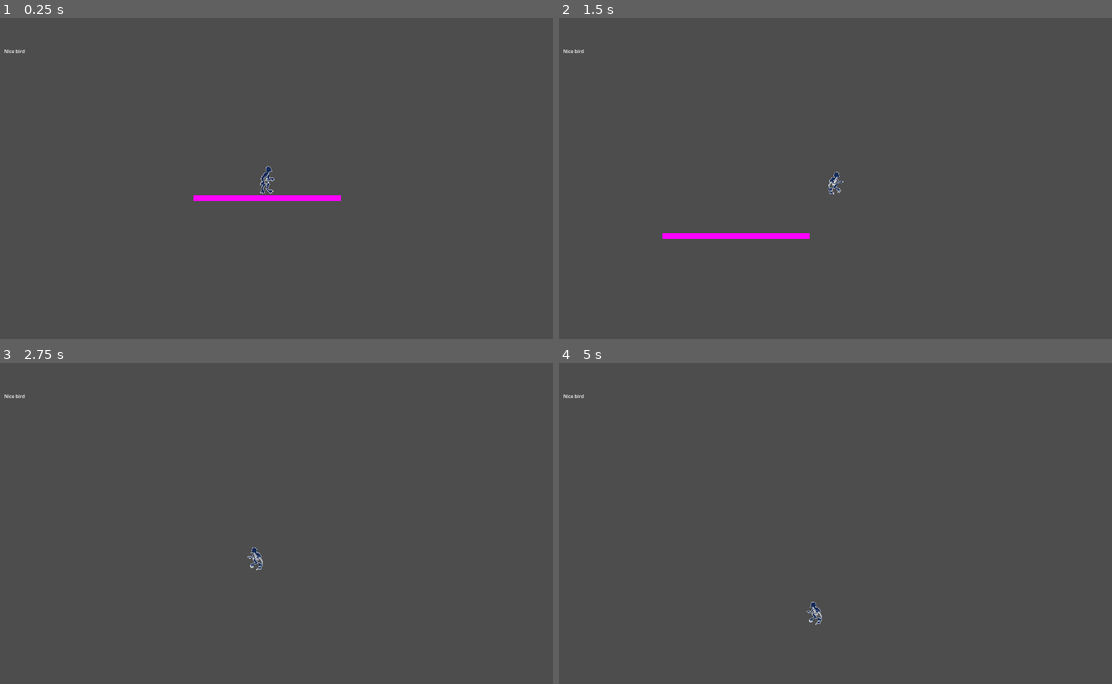
Above: before the commit, frames 1-4 (two rows, left to right).
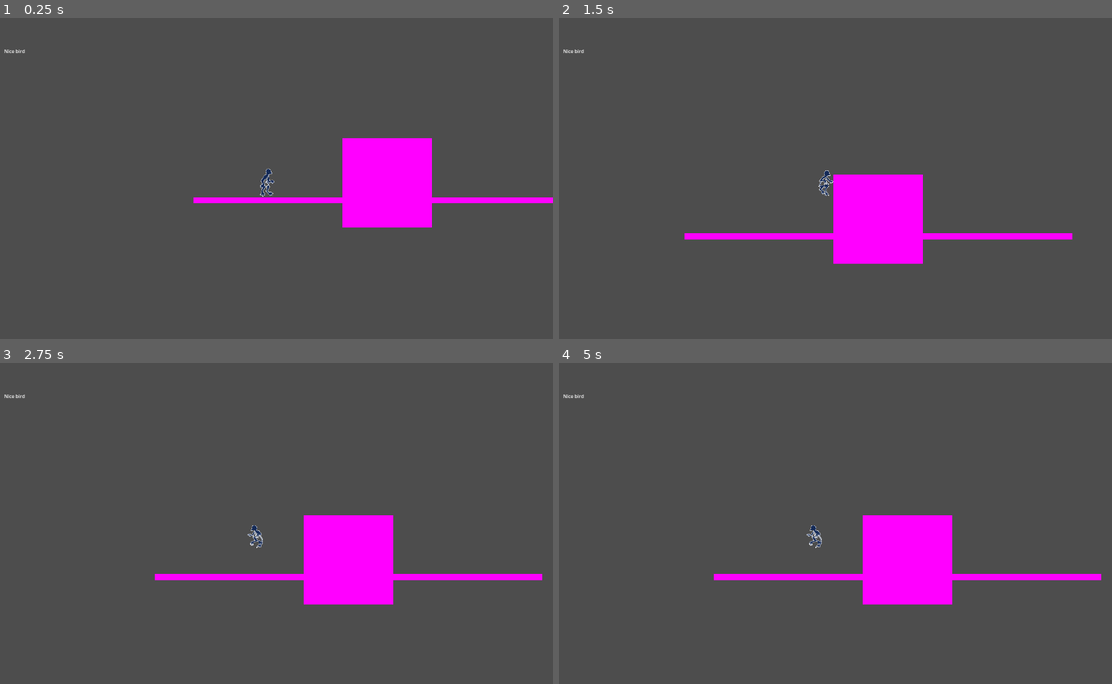
Above: after the commit, the same moments.

Repository: M4przybysz/Kamen-z-serca
Game: Godot game, scene res://src/main/main.tscn
Two runs of this game, one before a commit and one after it. Both use one fixed random seed, a clock stepped at 60 frames per second and the inputs below.
Inputs:
- Up to frame 1 (0.25 s): no input
- Up to frame 2 (1.5 s): hold D (move_right) from 0.53 s (still down); tap Space (jump) at 0.6, 0.77, 1.07, 1.35 s
- Up to frame 3 (2.75 s): tap Space (jump) at 1.52, 1.82, 2.1 s; release D (move_right) at 2.03 s; hold A (move_left) from 2.03 s (still down)
- Up to frame 4 (5 s): release A (move_left) at 2.78 s; hold D (move_right) 2.78-4.28 s; tap Space (jump) at 2.85, 3.02, 3.32, 3.6, 3.77, 4.07, 4.35, 4.52, 4.82 s; hold A (move_left) from 4.28 s (still down)

The runs differ from the first frame. In frame 1, 5.4% of the frame differs, in the area x 34-100%, y 37-66%; in frame 2, 5.4%; in frame 3, 5.8%; in frame 4, 5.8%, in the area x 27-99%, y 47-82%.

Commit message:
Added grabbing mechanic

Diff:
--- a/la_creatura_game/src/gameplay/gameplay.tscn
+++ b/la_creatura_game/src/gameplay/gameplay.tscn
@@ -7,32 +7,67 @@
 [sub_resource type="PhysicsMaterial" id="PhysicsMaterial_cq1mi"]
 
 [sub_resource type="RectangleShape2D" id="RectangleShape2D_yjl25"]
-size = Vector2(494, 20)
+size = Vector2(500, 20)
+
+[sub_resource type="RectangleShape2D" id="RectangleShape2D_xhye4"]
+size = Vector2(500, 20)
+
+[sub_resource type="RectangleShape2D" id="RectangleShape2D_uuew2"]
+size = Vector2(300, 300)
 
 [node name="Gameplay" type="Node2D"]
 process_mode = 1
 script = ExtResource("1_i11ig")
 
 [node name="Player" parent="." instance=ExtResource("1_m47ch")]
-position = Vector2(976, 539)
+position = Vector2(977, 517)
 
 [node name="Camera2D" type="Camera2D" parent="Player"]
 position = Vector2(25, 45)
 position_smoothing_enabled = true
 position_smoothing_speed = 10.0
 
-[node name="StaticBody2D" type="StaticBody2D" parent="."]
-position = Vector2(756, 642)
+[node name="Floor" type="StaticBody2D" parent="."]
+position = Vector2(756, 640)
 physics_material_override = SubResource("PhysicsMaterial_cq1mi")
 
-[node name="ColorRect" type="ColorRect" parent="StaticBody2D"]
-offset_right = 494.0
+[node name="ColorRect" type="ColorRect" parent="Floor"]
+offset_right = 500.0
 offset_bottom = 20.0
 color = Color(1, 0, 1, 1)
+metadata/_edit_use_anchors_ = true
 
-[node name="CollisionShape2D" type="CollisionShape2D" parent="StaticBody2D"]
-position = Vector2(247, 10)
+[node name="CollisionShape2D" type="CollisionShape2D" parent="Floor"]
+position = Vector2(250, 10)
 shape = SubResource("RectangleShape2D_yjl25")
+
+[node name="Floor1" type="StaticBody2D" parent="."]
+position = Vector2(1556, 640)
+physics_material_override = SubResource("PhysicsMaterial_cq1mi")
+
+[node name="ColorRect" type="ColorRect" parent="Floor1"]
+offset_right = 500.0
+offset_bottom = 20.0
+color = Color(1, 0, 1, 1)
+metadata/_edit_use_anchors_ = true
+
+[node name="CollisionShape2D" type="CollisionShape2D" parent="Floor1"]
+position = Vector2(250, 10)
+shape = SubResource("RectangleShape2D_xhye4")
+
+[node name="Block" type="StaticBody2D" parent="."]
+position = Vector2(1256, 442)
+physics_material_override = SubResource("PhysicsMaterial_cq1mi")
+
+[node name="ColorRect" type="ColorRect" parent="Block"]
+offset_right = 300.0
+offset_bottom = 300.0
+color = Color(1, 0, 1, 1)
+metadata/_edit_use_anchors_ = true
+
+[node name="CollisionShape2D" type="CollisionShape2D" parent="Block"]
+position = Vector2(150, 150)
+shape = SubResource("RectangleShape2D_uuew2")
 
 [node name="UI" type="CanvasLayer" parent="."]
 
--- a/la_creatura_game/src/player/player.gd
+++ b/la_creatura_game/src/player/player.gd
@@ -1,21 +1,27 @@
 extends CharacterBody2D
 
+@onready var animated_sprite: AnimatedSprite2D = $AnimatedSprite2D
+@onready var grab_hand: RayCast2D = $GrabHand
+@onready var grab_check: RayCast2D = $GrabCheck
 
 const SPEED = 350.0
 const JUMP_VELOCITY = -550.0
 
-
-@onready var animated_sprite: AnimatedSprite2D = $AnimatedSprite2D
-
+var isGrabbing = false
 
 func _physics_process(delta: float) -> void:
+	check_edge_grab()
+
 	# Add the gravity.
 	if not is_on_floor():
 		velocity += get_gravity() * delta
 
 	# Handle jump.
-	if Input.is_action_just_pressed("jump") and is_on_floor():
+	if Input.is_action_just_pressed("jump") and (is_on_floor() || isGrabbing):
+		isGrabbing = false
 		velocity.y = JUMP_VELOCITY
+
+	if isGrabbing: return
 
 	# Get direction: -1, 0, 1
 	var direction := Input.get_axis("move_left", "move_right")
@@ -23,8 +29,12 @@
 	# Flip the sprite
 	if direction > 0:
 		animated_sprite.flip_h = false
+		grab_hand.target_position.x = 100
+		grab_check.target_position.x = 100
 	elif direction < 0:
 		animated_sprite.flip_h = true
+		grab_hand.target_position.x = -100
+		grab_check.target_position.x = -100
 
 	# Play animations
 	if is_on_floor():
@@ -41,3 +51,14 @@
 		velocity.x = move_toward(velocity.x, 0, SPEED)
 
 	move_and_slide()
+
+func check_edge_grab():
+	var isFalling = velocity.y >= 0
+	var checkHand = not grab_hand.is_colliding()
+	var checkGrabHeight = grab_check.is_colliding()
+
+	var canGrab = isFalling && checkHand && checkGrabHeight && not isGrabbing && is_on_wall_only()
+
+	if canGrab:
+		isGrabbing = true
+		animated_sprite.play("grab_edge")
--- a/la_creatura_game/src/player/player.tscn
+++ b/la_creatura_game/src/player/player.tscn
@@ -1,7 +1,11 @@
-[gd_scene load_steps=11 format=3 uid="uid://ctso286u1j6so"]
+[gd_scene load_steps=12 format=3 uid="uid://ctso286u1j6so"]
 
 [ext_resource type="Script" path="res://src/player/player.gd" id="1_golh8"]
 [ext_resource type="Texture2D" uid="uid://pplyfl44k6m3" path="res://assets/sprites/test_player.png" id="1_hj8ny"]
+
+[sub_resource type="AtlasTexture" id="AtlasTexture_83vl1"]
+atlas = ExtResource("1_hj8ny")
+region = Rect2(100, 100, 100, 100)
 
 [sub_resource type="AtlasTexture" id="AtlasTexture_55smq"]
 atlas = ExtResource("1_hj8ny")
@@ -29,6 +33,14 @@
 
 [sub_resource type="SpriteFrames" id="SpriteFrames_n5irl"]
 animations = [{
+"frames": [{
+"duration": 1.0,
+"texture": SubResource("AtlasTexture_83vl1")
+}],
+"loop": true,
+"name": &"grab_edge",
+"speed": 5.0
+}, {
 "frames": [{
 "duration": 1.0,
 "texture": SubResource("AtlasTexture_55smq")
@@ -72,9 +84,16 @@
 [node name="AnimatedSprite2D" type="AnimatedSprite2D" parent="."]
 position = Vector2(22, 50)
 sprite_frames = SubResource("SpriteFrames_n5irl")
-animation = &"idle"
+animation = &"grab_edge"
 autoplay = "idle"
-frame_progress = 0.542542
+
+[node name="GrabHand" type="RayCast2D" parent="."]
+position = Vector2(25, 15)
+target_position = Vector2(100, 0)
+
+[node name="GrabCheck" type="RayCast2D" parent="."]
+position = Vector2(25, 20)
+target_position = Vector2(100, 0)
 
 [node name="CollisionShape2D" type="CollisionShape2D" parent="."]
 position = Vector2(25, 50)
Not shown: 1 places in la_creatura_game/src/gameplay/gameplay.tscn that only renumber resources
